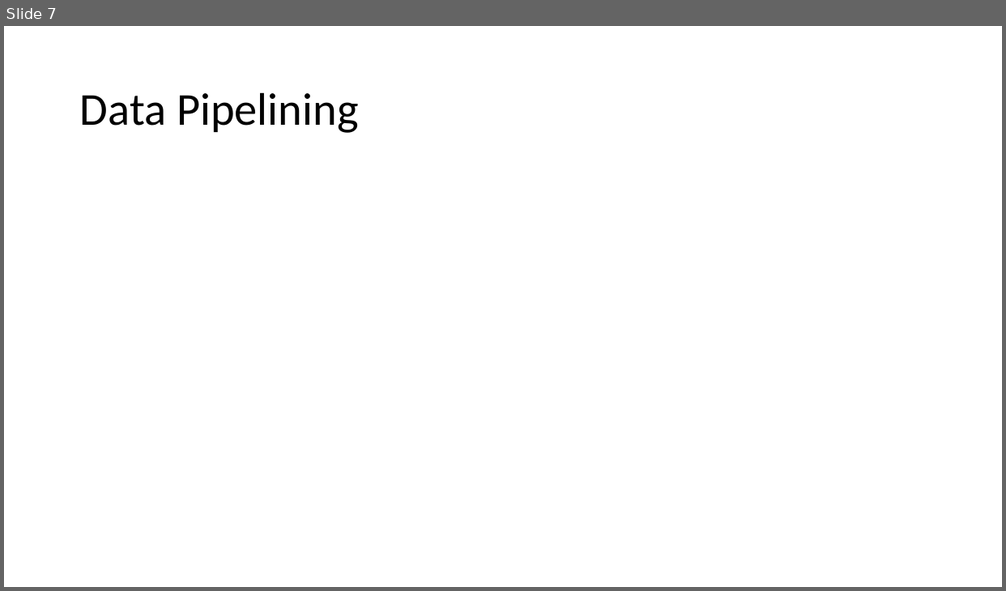
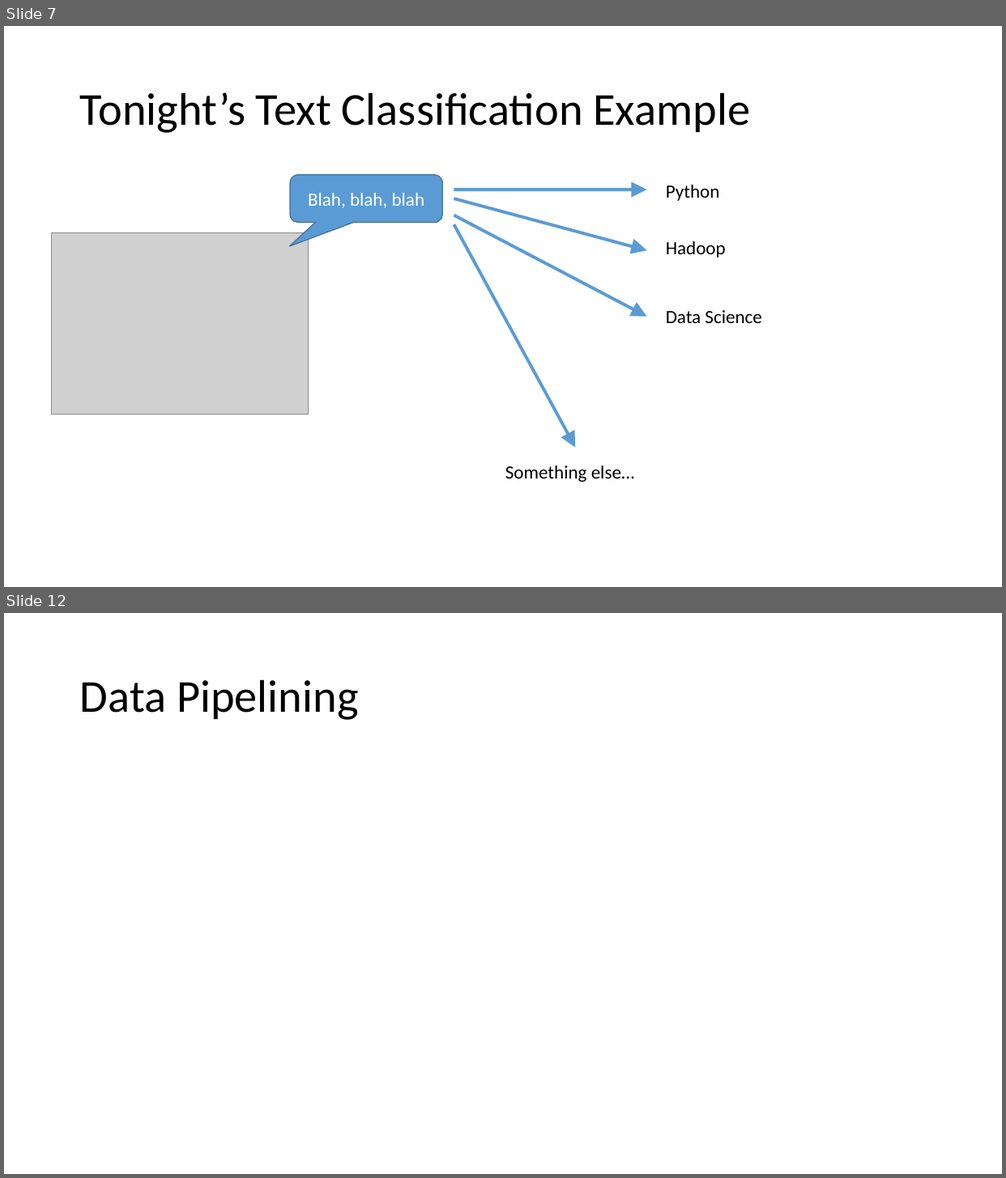
Before and after one commit to dreyco676/nlp_spark, a slide deck: TCHUG_NLP_PYSPARK.pptx. Shown one above the other, each under a label of ours: slide 7 before the commit, slides 7 and 12 after it; the slides between them are not shown. The pictures are 1006x591 and 1006x1178 pixels, drawn with LibreOffice and Linux fonts; fonts in the diff are those of the drawing; grey boxes stand for pictures. Boxes give left, top, right and bottom in pixels: in the first picture for what was removed or moved away, otherwise in the second. Text is boxed around its words. In the diff, an @@ line names an element or a change of style, - is before the commit and + after.

```diff
--- a/TCHUG_NLP_PYSPARK.pptx
+++ b/TCHUG_NLP_PYSPARK.pptx
@@ slide 7 added at (x1=4, y1=26, x2=1002, y2=587), background #FFFFFF @@
@@ title added at (x1=80, y1=92, x2=750, y2=133), 44 pt, text #000000 @@
+Tonight’s Text Classification Example
@@ rounded speech box added at (x1=290, y1=175, x2=443, y2=223), fill #5B9BD5, outline #43739E 1 pt, 18 pt, text #FFFFFF @@
+Blah, blah, blah
@@ arrow added from (454, 190) to (647, 190), #5B9BD5 3 pt @@
@@ text added at (x1=666, y1=185, x2=720, y2=201), 18 pt, text #000000 @@
+Python
@@ arrow added from (454, 216) to (647, 317), #5B9BD5 3 pt @@
@@ arrow added from (454, 199) to (647, 250), #5B9BD5 3 pt @@
@@ picture added at (x1=51, y1=233, x2=309, y2=415) @@
@@ arrow added from (454, 224) to (575, 447), #5B9BD5 3 pt @@
@@ text added at (x1=666, y1=241, x2=726, y2=258), 18 pt, text #000000 @@
+Hadoop
@@ text added at (x1=666, y1=310, x2=761, y2=323), 18 pt, text #000000 @@
+Data Science
@@ text added at (x1=505, y1=466, x2=634, y2=482), 18 pt, text #000000 @@
+Something else…
@@ what was slide 7 is now slide 12 @@
```
Also in this commit, not shown: 1 slide changed, 9 other slides added, 5 slides removed, 2 other files.
